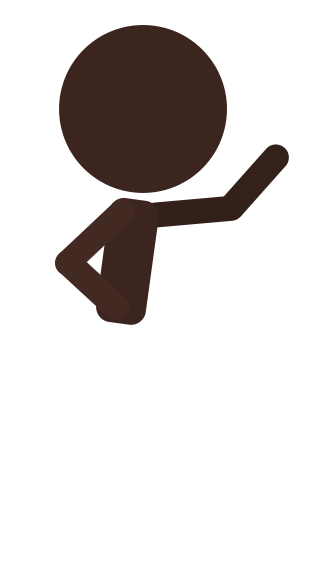
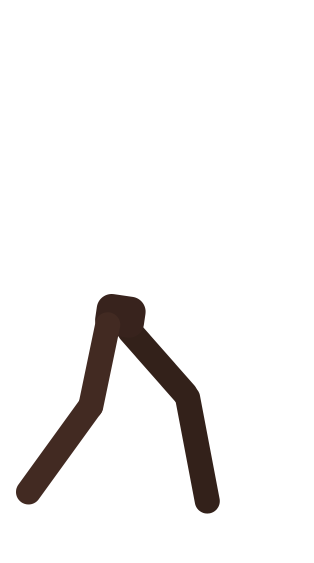
The second 314×563 image is a revision of the first. Changes to its layers:
hid group "top" (6 layers) over <box>55,25,289,325</box>
showed group "bottom" (5 layers) over <box>16,294,220,514</box>
